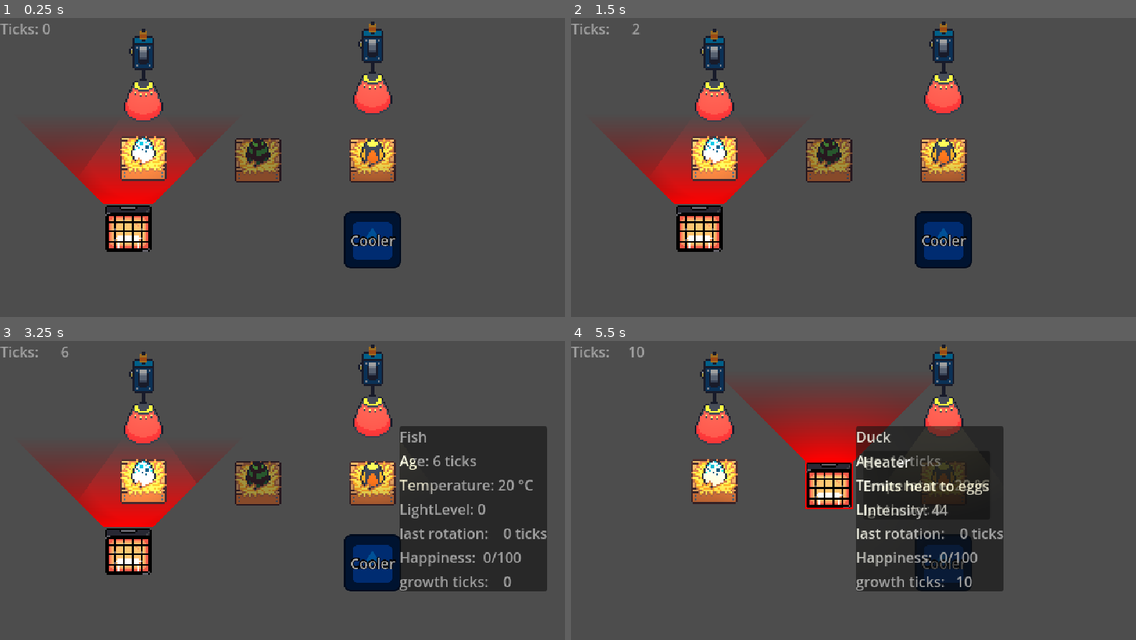
Above: before the commit, frames 1-4 (two rows, left to right).
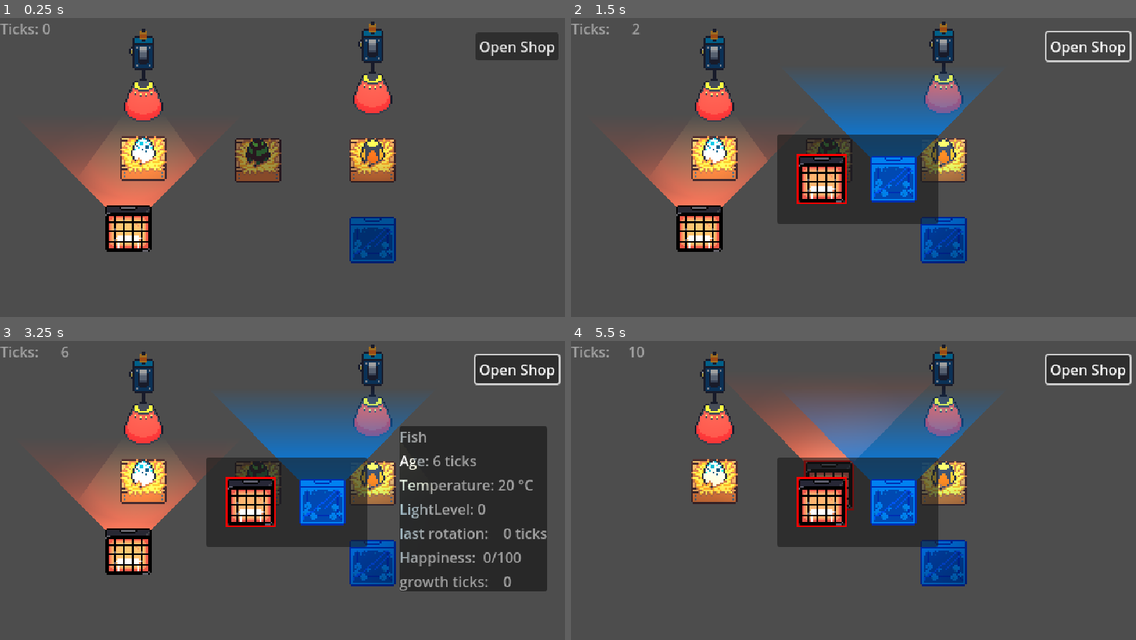
Above: after the commit, the same moments.

Repository: Chris-GW/eggs_incubation_station
Game: Godot game, scene res://main.tscn
The game is run twice, just before and just after one commit, with the same random seed, the same clock (stepped at 60 frames per second) and the same inputs. The engine's default icon, where the game draws it, is replaced by a stand-in: a white triangle on a blue panel in a dark square.
Inputs (mouse positions are in pixels of both pictures, inside the frame that each line leads up to):
- Up to frame 1 (0.25 s): no input
- Up to frame 2 (1.5 s): click (1085, 44) at 0.5 s, where only the run after the commit has a clickable "Open Shop"; click (1085, 44) at 1.25 s, where only the run after the commit has a clickable "Open Shop"
- Up to frame 3 (3.25 s): click (514, 367) at 2 s, where only the run after the commit has a clickable "Open Shop"; drag from (141, 481) to (372, 484) at 2.77 s
- Up to frame 4 (5.5 s): tap Enter at 3.5, 5 s; drag from (830, 484) to (700, 550) at 3.52 s; tap Space at 4.25 s; move the mouse to (943, 484) at 4.27 s; click (943, 484) at 4.42 s; drag from (700, 550) to (830, 484) at 5.02 s

The runs differ from the first frame. In frame 1, 6.4% of the frame differs, in the area x 7-99%, y 4-84%; in frame 2, 19%; in frame 3, 20%; in frame 4, 23%, in the area x 30-100%, y 4-84%.

Commit message:
add cooler and start working on shop

Diff:
--- a/main.tscn
+++ b/main.tscn
@@ -8,6 +8,8 @@
 [ext_resource type="Resource" uid="uid://dacvawr1rtowm" path="res://scripts/egg_creatures/creature_fish.tres" id="5_5vw27"]
 [ext_resource type="PackedScene" uid="uid://m7nn74deuc3m" path="res://scenes/devices/hanging_lamp.tscn" id="6_7mycd"]
 [ext_resource type="PackedScene" uid="uid://brnwpac523qw7" path="res://scenes/devices/cooler.tscn" id="7_272bh"]
+[ext_resource type="PackedScene" uid="uid://dv57jw1jlbgw" path="res://scenes/shop/device_shop.tscn" id="9_kek77"]
+[ext_resource type="PackedScene" uid="uid://d2xwmhitg3r0s" path="res://scenes/shop/egg_reward.tscn" id="10_4c57u"]
 
 [node name="Main" type="Node2D"]
 script = ExtResource("1_ig7tw")
@@ -56,4 +58,33 @@
 [node name="Camera2D" type="Camera2D" parent="."]
 anchor_mode = 0
 
+[node name="CanvasLayer" type="CanvasLayer" parent="."]
+
+[node name="OpenShopButton" type="Button" parent="CanvasLayer"]
+anchors_preset = 1
+anchor_left = 1.0
+anchor_right = 1.0
+offset_left = -109.0
+offset_top = 16.0
+offset_right = -16.0
+offset_bottom = 47.0
+grow_horizontal = 0
+text = "Open Shop"
+
+[node name="DeviceShop" parent="CanvasLayer" instance=ExtResource("9_kek77")]
+unique_name_in_owner = true
+visible = false
+offset_left = -90.0
+offset_right = 90.0
+
+[node name="EggReward" parent="CanvasLayer" instance=ExtResource("10_4c57u")]
+unique_name_in_owner = true
+visible = false
+offset_left = -303.5
+offset_top = -122.5
+offset_right = 303.5
+offset_bottom = 122.5
+
 [connection signal="timeout" from="GameTickTimer" to="." method="_on_game_tick_timer_timeout"]
+[connection signal="pressed" from="CanvasLayer/OpenShopButton" to="." method="_on_open_shop_button_pressed"]
+[connection signal="creature_choosen" from="CanvasLayer/EggReward" to="." method="_on_egg_reward_creature_choosen"]
--- a/scenes/devices/cooler.tscn
+++ b/scenes/devices/cooler.tscn
@@ -1,16 +1,15 @@
-[gd_scene load_steps=6 format=3 uid="uid://brnwpac523qw7"]
+[gd_scene load_steps=7 format=3 uid="uid://brnwpac523qw7"]
 
 [ext_resource type="Script" uid="uid://du7dbvmqccyja" path="res://scripts/devices/cooler.gd" id="1_or2mw"]
 [ext_resource type="Script" uid="uid://dtu8fhapwdl1m" path="res://scripts/devices/draggable.gd" id="2_jplme"]
-[ext_resource type="Texture2D" uid="uid://hwvdgaxokw01" path="res://icon.svg" id="2_ooqtr"]
-
-[sub_resource type="LabelSettings" id="LabelSettings_yh6gp"]
-font_size = 32
-outline_size = 8
-outline_color = Color(0, 0, 0, 1)
+[ext_resource type="Texture2D" uid="uid://wo53ph3a8glk" path="res://assets/devices/egg_cooler.png" id="3_ooqtr"]
+[ext_resource type="Texture2D" uid="uid://bkuwou1loylki" path="res://assets/devices/2d_lights_and_shadows_neutral_point_light.webp" id="4_jplme"]
 
 [sub_resource type="RectangleShape2D" id="RectangleShape2D_8ycrt"]
-size = Vector2(64, 64)
+size = Vector2(56, 56)
+
+[sub_resource type="OccluderPolygon2D" id="OccluderPolygon2D_y3bqr"]
+polygon = PackedVector2Array(-25, -25, -25, 25, 25, 25, 25, -25, 27, -27, 27, 27, -27, 27, -27, -27)
 
 [node name="Cooler" type="Area2D" groups=["devices"]]
 script = ExtResource("1_or2mw")
@@ -23,33 +22,17 @@
 
 [node name="Sprite2D" type="Sprite2D" parent="."]
 self_modulate = Color(0, 0.504428, 0.943027, 1)
-scale = Vector2(0.5, 0.5)
-texture = ExtResource("2_ooqtr")
-
-[node name="Label" type="Label" parent="Sprite2D"]
-anchors_preset = 8
-anchor_left = 0.5
-anchor_top = 0.5
-anchor_right = 0.5
-anchor_bottom = 0.5
-offset_left = -90.5
-offset_top = -75.5
-offset_right = -37.5
-offset_bottom = -52.5
-grow_horizontal = 2
-grow_vertical = 2
-size_flags_horizontal = 0
-text = "Cooler"
-label_settings = SubResource("LabelSettings_yh6gp")
-metadata/_edit_use_anchors_ = true
+scale = Vector2(2, 2)
+texture = ExtResource("3_ooqtr")
 
 [node name="Outline2D" type="Line2D" parent="."]
-points = PackedVector2Array(-32, -32, 32, -32, 32, 32, -32, 32)
+points = PackedVector2Array(-27, -27, 27, -27, 27, 27, -27, 27)
 closed = true
 width = 2.0
 default_color = Color(1, 0, 0, 1)
 
 [node name="CollisionShape2D" type="CollisionShape2D" parent="."]
+visible = false
 shape = SubResource("RectangleShape2D_8ycrt")
 
 [node name="EggEffectArea2D" type="Area2D" parent="."]
@@ -58,12 +41,20 @@
 
 [node name="Polygon2D" type="Polygon2D" parent="EggEffectArea2D"]
 color = Color(0, 0.466667, 1, 0.196078)
-polygon = PackedVector2Array(-128, -128, -32, -32, 32, -32, 128, -128)
-vertex_colors = PackedColorArray(0, 0.0666666, 1, 0, 0, 0.0666666, 1, 1, 0, 0.0666667, 1, 1, 0, 0.0666666, 1, 0)
+polygon = PackedVector2Array(-128, -128, -26, -24, 26, -24, 128, -128)
+vertex_colors = PackedColorArray(0, 0.501333, 0.94, 0, 0, 0.501961, 0.941176, 1, 0, 0.501961, 0.941176, 1, 0, 0.501333, 0.94, 0)
 
 [node name="CollisionPolygon2D" type="CollisionPolygon2D" parent="EggEffectArea2D"]
 visible = false
-polygon = PackedVector2Array(32, -32, 128, -128, -128, -128, -32, -32)
+polygon = PackedVector2Array(26, -24, 128, -128, -128, -128, -26, -24)
+
+[node name="PointLight2D" type="PointLight2D" parent="."]
+color = Color(0, 0.701961, 1, 1)
+energy = 0.5
+texture = ExtResource("4_jplme")
+
+[node name="LightOccluder2D" type="LightOccluder2D" parent="."]
+occluder = SubResource("OccluderPolygon2D_y3bqr")
 
 [node name="HoverPanelContainer" type="PanelContainer" parent="."]
 visible = false
--- a/scenes/devices/heater.tscn
+++ b/scenes/devices/heater.tscn
@@ -6,7 +6,7 @@
 [ext_resource type="Texture2D" uid="uid://bkuwou1loylki" path="res://assets/devices/2d_lights_and_shadows_neutral_point_light.webp" id="4_68slv"]
 
 [sub_resource type="RectangleShape2D" id="RectangleShape2D_8ycrt"]
-size = Vector2(52, 52)
+size = Vector2(56, 56)
 
 [sub_resource type="OccluderPolygon2D" id="OccluderPolygon2D_q1f6a"]
 polygon = PackedVector2Array(-25, -25, -25, 25, 25, 25, 25, -25, 27, -27, 27, 27, -27, 27, -27, -27)
@@ -25,7 +25,7 @@
 texture = ExtResource("3_68slv")
 
 [node name="Outline2D" type="Line2D" parent="."]
-points = PackedVector2Array(-26, -26, 26, -26, 26, 26, -26, 26)
+points = PackedVector2Array(-27, -27, 27, -27, 27, 27, -27, 27)
 closed = true
 width = 2.0
 default_color = Color(1, 0, 0, 1)
@@ -40,12 +40,12 @@
 
 [node name="Polygon2D" type="Polygon2D" parent="EggEffectArea2D"]
 color = Color(1, 0, 0, 0.196078)
-polygon = PackedVector2Array(-128, -128, -27, -27, 28, -27, 128, -128)
-vertex_colors = PackedColorArray(1, 0, 0, 0, 1, 0, 0, 1, 1, 0, 0, 1, 1, 0, 0, 0)
+polygon = PackedVector2Array(-128, -128, -26, -24, 26, -24, 128, -128)
+vertex_colors = PackedColorArray(1, 0.470588, 0.388235, 0, 1, 0.47451, 0.388235, 1, 1, 0.47451, 0.388235, 1, 1, 0.471333, 0.39, 0)
 
 [node name="CollisionPolygon2D" type="CollisionPolygon2D" parent="EggEffectArea2D"]
 visible = false
-polygon = PackedVector2Array(32, -32, 128, -128, -128, -128, -32, -32)
+polygon = PackedVector2Array(26, -24, 128, -128, -128, -128, -26, -24)
 
 [node name="PointLight2D" type="PointLight2D" parent="."]
 color = Color(1, 1, 0.803922, 1)
--- a/scenes/incubation_station.tscn
+++ b/scenes/incubation_station.tscn
@@ -1,10 +1,9 @@
-[gd_scene load_steps=10 format=3 uid="uid://dj04gpqp0lx15"]
+[gd_scene load_steps=9 format=3 uid="uid://dj04gpqp0lx15"]
 
 [ext_resource type="Script" uid="uid://dqri55g4ymo54" path="res://scripts/incubation_station.gd" id="1_ck6wp"]
 [ext_resource type="Texture2D" uid="uid://0bfoddy6eyib" path="res://assets/eggs/Incubator Color.png" id="1_fqn86"]
 [ext_resource type="PackedScene" uid="uid://dfmpxw6jsmck3" path="res://scenes/egg.tscn" id="2_y04yn"]
 [ext_resource type="Texture2D" uid="uid://0bu6ryyy217l" path="res://assets/eggs/egg_questionmark.png" id="4_psc80"]
-[ext_resource type="PackedScene" uid="uid://d2xwmhitg3r0s" path="res://scenes/shop/egg_reward.tscn" id="4_yplrf"]
 
 [sub_resource type="AtlasTexture" id="AtlasTexture_y04yn"]
 atlas = ExtResource("1_fqn86")
@@ -111,13 +110,7 @@
 layout_mode = 2
 text = "growth ticks: 512"
 
-[node name="CanvasLayer" type="CanvasLayer" parent="."]
-visible = false
-
-[node name="EggReward" parent="CanvasLayer" instance=ExtResource("4_yplrf")]
-
 [connection signal="input_event" from="." to="." method="_on_input_event"]
 [connection signal="mouse_entered" from="." to="." method="_on_mouse_entered"]
 [connection signal="mouse_exited" from="." to="." method="_on_mouse_exited"]
 [connection signal="pressed" from="PlaceEggButton" to="." method="_on_place_egg_button_pressed"]
-[connection signal="creature_choosen" from="CanvasLayer/EggReward" to="." method="_on_egg_reward_creature_choosen"]
--- /dev/null
+++ b/scenes/shop/device_shop.tscn
@@ -0,0 +1,45 @@
+[gd_scene load_steps=3 format=3 uid="uid://dv57jw1jlbgw"]
+
+[ext_resource type="PackedScene" uid="uid://bb2c5mlyg7sy4" path="res://scenes/devices/heater.tscn" id="1_bfki1"]
+[ext_resource type="PackedScene" uid="uid://brnwpac523qw7" path="res://scenes/devices/cooler.tscn" id="2_8lh5x"]
+
+[node name="DeviceShop" type="PanelContainer"]
+anchors_preset = 8
+anchor_left = 0.5
+anchor_top = 0.5
+anchor_right = 0.5
+anchor_bottom = 0.5
+offset_left = -82.0
+offset_top = -50.0
+offset_right = 82.0
+offset_bottom = 50.0
+grow_horizontal = 2
+grow_vertical = 2
+
+[node name="MarginContainer" type="MarginContainer" parent="."]
+layout_mode = 2
+theme_override_constants/margin_left = 20
+theme_override_constants/margin_top = 20
+theme_override_constants/margin_right = 20
+theme_override_constants/margin_bottom = 20
+
+[node name="GridContainer" type="GridContainer" parent="MarginContainer"]
+layout_mode = 2
+theme_override_constants/h_separation = 20
+theme_override_constants/v_separation = 20
+columns = 3
+
+[node name="Control" type="Control" parent="MarginContainer/GridContainer"]
+custom_minimum_size = Vector2(60, 60)
+layout_mode = 2
+
+[node name="Heater" parent="MarginContainer/GridContainer/Control" instance=ExtResource("1_bfki1")]
+position = Vector2(30, 30)
+enabled = false
+
+[node name="Control2" type="Control" parent="MarginContainer/GridContainer"]
+custom_minimum_size = Vector2(60, 60)
+layout_mode = 2
+
+[node name="Cooler" parent="MarginContainer/GridContainer/Control2" instance=ExtResource("2_8lh5x")]
+position = Vector2(30, 30)
--- a/scripts/devices/cooler.gd
+++ b/scripts/devices/cooler.gd
@@ -5,6 +5,7 @@
 
 @onready var egg_effect_area_2d: Area2D = $EggEffectArea2D
 @onready var hover_panel_container: PanelContainer = $HoverPanelContainer
+@onready var point_light_2d: PointLight2D = $PointLight2D
 
 var effected_eggs: Array[Egg] = []
 
@@ -44,6 +45,7 @@
 	enabled = _enabled
 	if is_node_ready():
 		egg_effect_area_2d.visible = enabled
+		point_light_2d.visible = enabled
 
 
 func _on_mouse_entered() -> void:
--- a/scripts/devices/hanging_lamp.gd
+++ b/scripts/devices/hanging_lamp.gd
@@ -35,7 +35,7 @@
 
 
 func apply_light_to(egg: Egg) -> void:
-	var max_distance := 110.0
+	var max_distance := 120.0
 	var half_distance = max_distance / 1.5
 	var distance := egg_effect_area_2d.global_position.distance_to(egg.global_position)
 	if distance > half_distance:
--- a/scripts/devices/heater.gd
+++ b/scripts/devices/heater.gd
@@ -5,6 +5,7 @@
 
 @onready var egg_effect_area_2d: Area2D = $EggEffectArea2D
 @onready var hover_panel_container: PanelContainer = $HoverPanelContainer
+@onready var point_light_2d: PointLight2D = $PointLight2D
 
 var effected_eggs: Array[Egg] = []
 
@@ -44,6 +45,7 @@
 	enabled = _enabled
 	if is_node_ready():
 		egg_effect_area_2d.visible = enabled
+		point_light_2d.visible = enabled
 
 
 func _on_mouse_entered() -> void:
--- a/scripts/incubation_station.gd
+++ b/scripts/incubation_station.gd
@@ -1,5 +1,7 @@
 class_name IncubationStation
 extends Area2D
+
+signal egg_selection_wanted(incubation_station: IncubationStation)
 
 const AMBIENT_TEMP = 20.0
 const EGG = preload("res://scenes/egg.tscn")
@@ -69,8 +71,7 @@
 
 
 func _on_place_egg_button_pressed() -> void:
-	$CanvasLayer/EggReward.randomize_choices()
-	$CanvasLayer.visible = true
+	egg_selection_wanted.emit(self)
 	$PlaceEggButton.visible = false
 
 
@@ -78,5 +79,3 @@
 	egg = EGG.instantiate()
 	egg.egg_creature = creature
 	$EggPositionMarker.add_child(egg)
-	$CanvasLayer.visible = false
-	$PlaceEggButton.visible = false
--- a/scripts/main.gd
+++ b/scripts/main.gd
@@ -1,10 +1,17 @@
 class_name Main
 extends Node2D
+
+const EGG = preload("res://scenes/egg.tscn")
 
 @onready var game_tick_timer: Timer = $GameTickTimer
 
 static var money := 0
 var game_ticks := 0
+
+
+func _ready() -> void:
+	for station: IncubationStation in get_tree().get_nodes_in_group("incubation_station"):
+		station.egg_selection_wanted.connect(_on_egg_selection_wanted)
 
 
 func _on_game_tick_timer_timeout() -> void:
@@ -13,3 +20,19 @@
 	get_tree().call_group("devices", "post_game_tick")
 	game_ticks += 1
 	%TickLabel.text = "Ticks: %6d" % game_ticks
+
+
+func _on_open_shop_button_pressed() -> void:
+	%DeviceShop.visible = true
+
+
+var current_station: IncubationStation
+
+func _on_egg_selection_wanted(incubation_station: IncubationStation) -> void:
+	current_station = incubation_station
+	%EggReward.randomize_choices()
+	%EggReward.visible = true
+
+
+func _on_egg_reward_creature_choosen(creature: EggCreature) -> void:
+	current_station._on_egg_reward_creature_choosen(creature)
Binary file added: assets/devices/egg_cooler.png
Not shown, added: assets/devices/egg_cooler.png.import
Not shown: 1 places in main.tscn that only renumber resources
